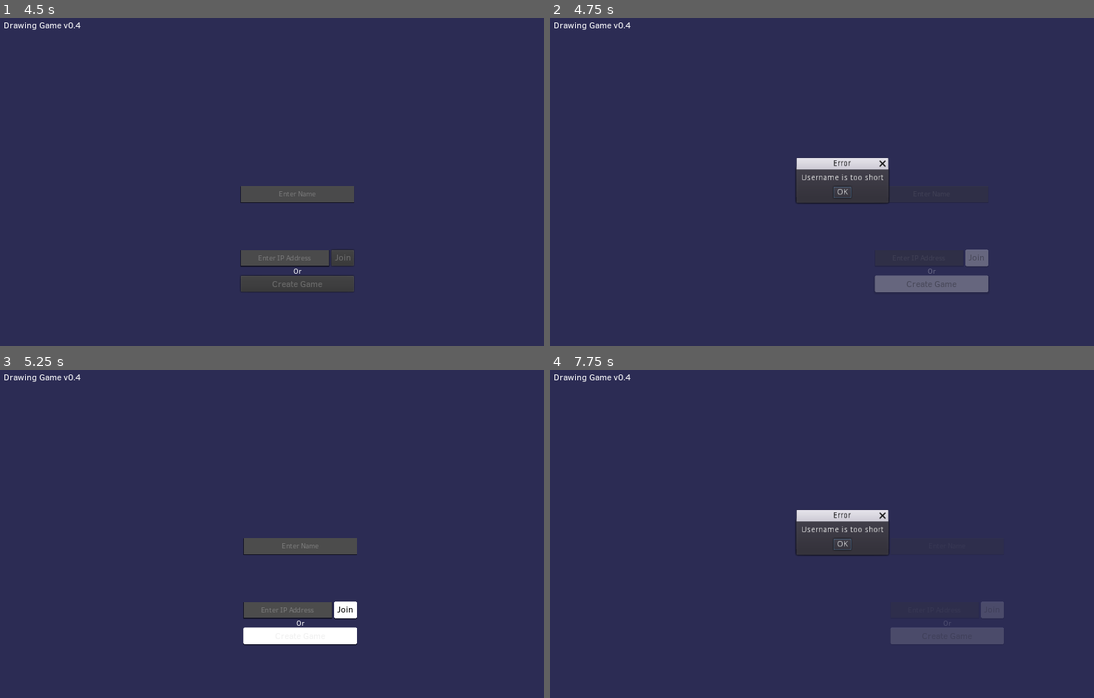
Above: before the commit, frames 1-4 (two rows, left to right).
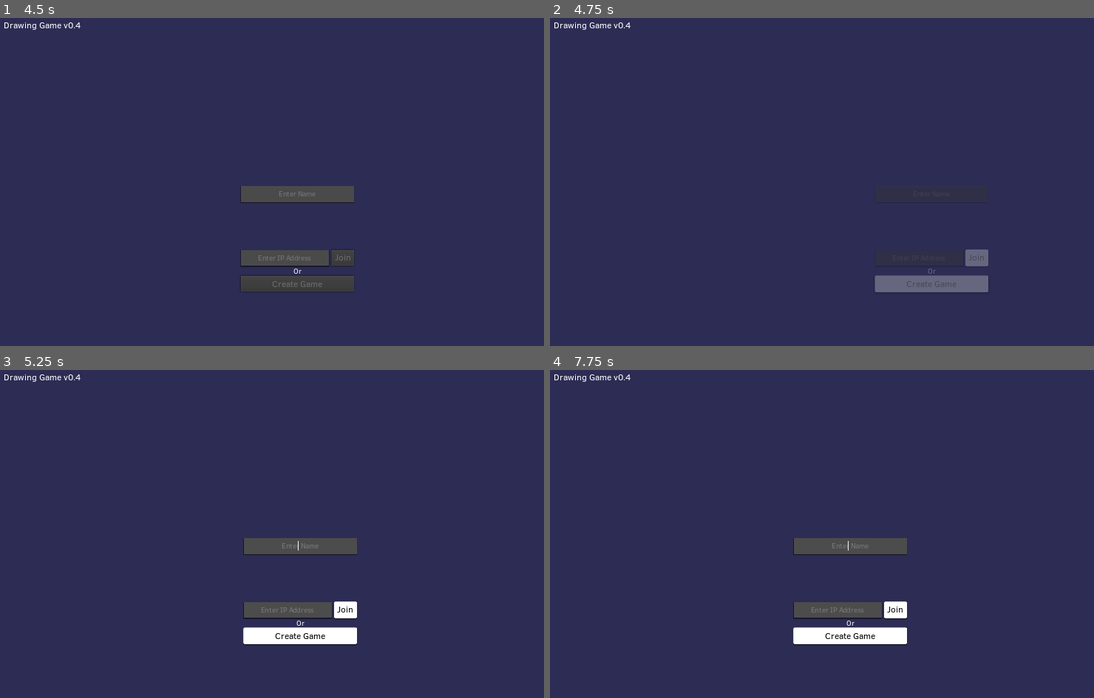
Above: after the commit, the same moments.

Repository: rednir/DrawingGame
Game: Godot game, scene res://Scenes/MainMenu.tscn
Two runs of this game, one before a commit and one after it. Both use one fixed random seed, a clock stepped at 60 frames per second and the inputs below. Sound files missing from this copy of the repository are replaced by a short silence.
Inputs (mouse positions are in pixels of both pictures, inside the frame that each line leads up to):
- Up to frame 1 (4.5 s): click (299, 195) at 0.52 s; type "Alex" at 0.6 s; click (288, 257) at 0.75 s; type "Alex" at 0.83 s; click "Join" at 1.25 s; click "Leave" at 2 s; click "Create Game" at 2.75 s; click "OK" at 3.5 s; click "Create Game" at 4.25 s
- Up to frame 2 (4.75 s): no input
- Up to frame 3 (5.25 s): click (293, 543) at 5 s, where only the run before the commit has a clickable "OK"
- Up to frame 4 (7.75 s): click "Create Game" at 5.75 s; click (843, 543) at 6.5 s, where only the run before the commit has a clickable "OK"; tap Enter at 7.25 s; move the mouse to (974, 520) at 7.27 s; click (974, 520) at 7.42 s

Frame 1 is identical in both runs. In frame 2, 0.9% of the frame differs, in the area x 45-63%, y 42-57%; in frame 3, less than 0.1%; in frame 4, 4.6%, in the area x 44-84%, y 42-84%.
Error after the commit: Attempt to call function 'hide' in base 'previously freed instance' on a null instance. (res://Scripts/AutoLoads/Events.gd:51)

Commit message:
fix dialogs not emitting hide signal when freed

Diff:
--- a/Scripts/AutoLoads/Events.gd
+++ b/Scripts/AutoLoads/Events.gd
@@ -47,15 +47,15 @@
 
 func show_dialog(title, message):
 	#OS.alert(message, title)
-	if Engine.get_main_loop().current_scene.get_node_or_null("AcceptDialog") != null:
-		Engine.get_main_loop().current_scene.get_node_or_null("AcceptDialog").queue_free()
+	if dialog != null:
+		dialog.hide()
 
 	dialog = AcceptDialog.new()
 	dialog.name = "AcceptDialog"
 
 	dialog.window_title = title
 	dialog.dialog_text = message
-	#dialog.connect("modal_closed", self, "on_dialog_close")
+	dialog.connect("hide", self, "on_dialog_close")
 	dialog.popup_exclusive = true
 
 	Engine.get_main_loop().current_scene.add_child(dialog)
@@ -78,7 +78,5 @@
 
 
 func on_dialog_close():
-	if dialog_bg != null:
-		dialog_bg.queue_free()
 	if dialog != null:
 		dialog.queue_free()
--- a/Scripts/Game/DrawingCanvas.gd
+++ b/Scripts/Game/DrawingCanvas.gd
@@ -41,7 +41,6 @@
 		return
 
 	current_mouse_pos = get_local_mouse_position()
-
 	if Input.is_mouse_button_pressed(BUTTON_LEFT) and check_if_mouse_hover() and allowed_to_draw and Client.round_data.gamestate == 1:
 		is_currently_drawing = add_line()
 	else:
